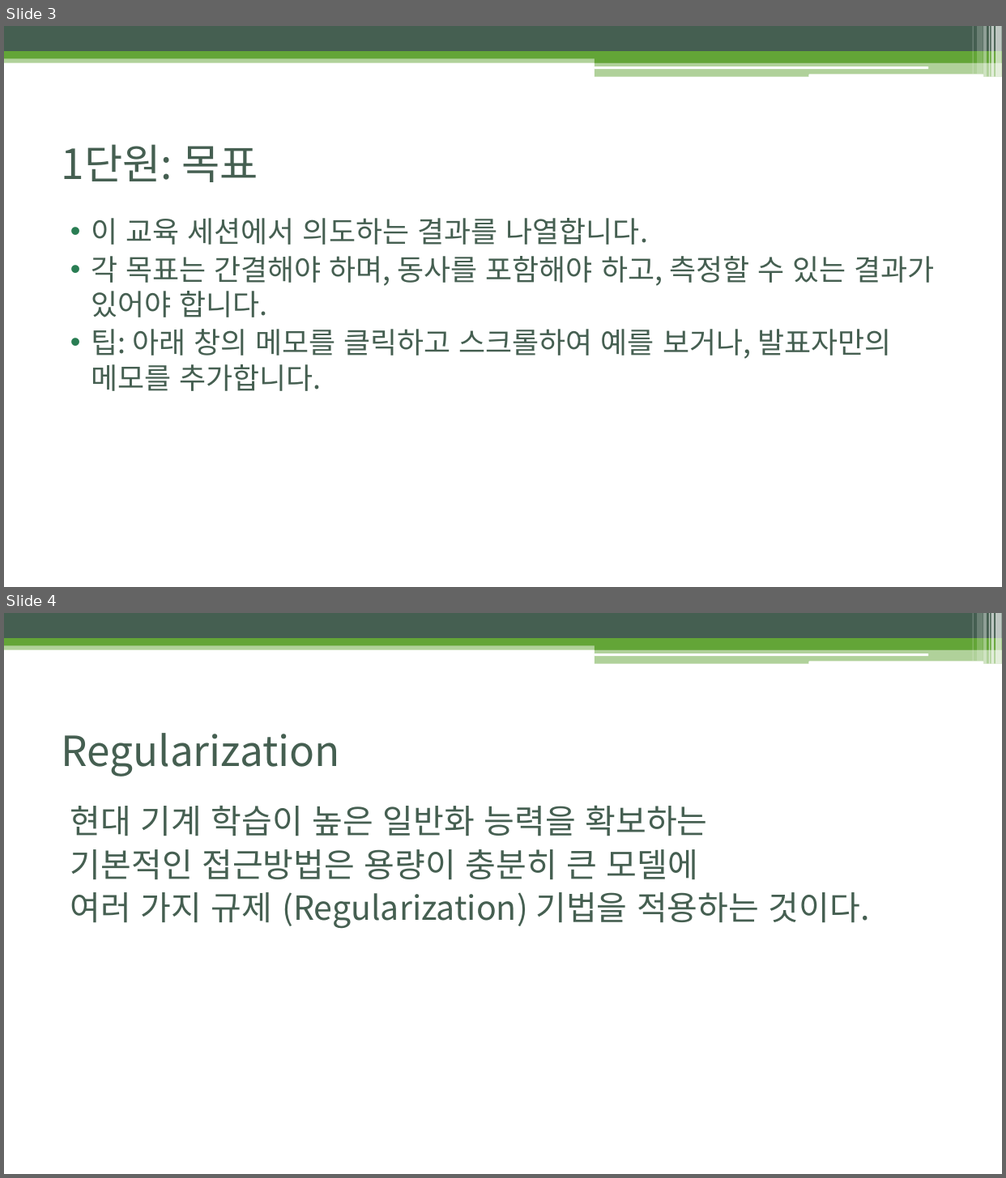
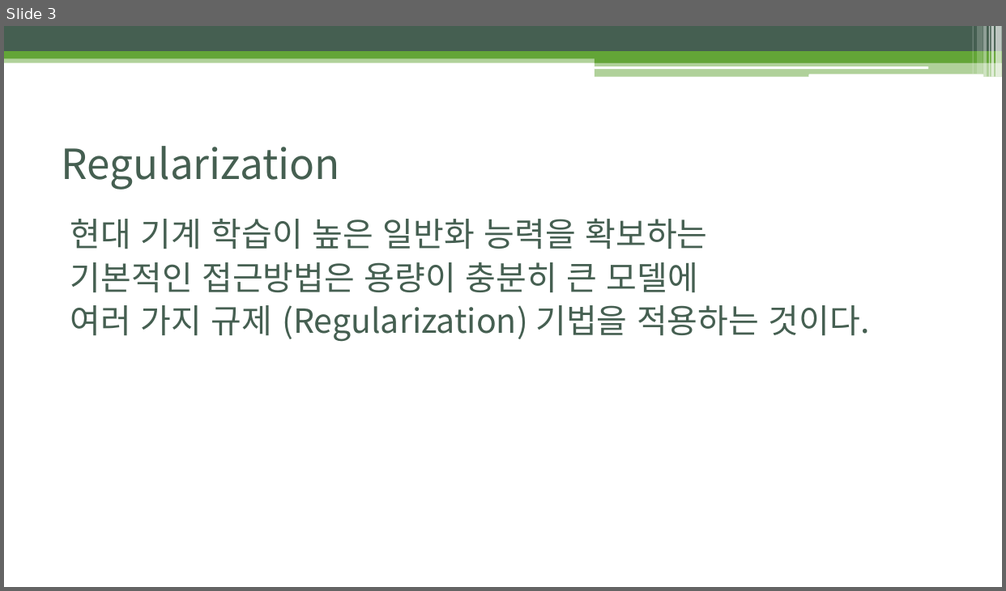
Before and after one commit to BLINK-ONCE/Storage, a slide deck: files/ppt/5.2.2, 5.3 Regularization, Hyperparameters, Validation Sets,.pptx. Shown one above the other, each under a label of ours: slides 3 and 4 before the commit, slide 3 after it. The pictures are 1006x1178 and 1006x591 pixels, drawn with LibreOffice and Linux fonts; fonts in the diff are those of the drawing. Boxes give left, top, right and bottom in pixels: in the first picture for what was removed or moved away, otherwise in the second. Text is boxed around its words. In the diff, an @@ line names an element or a change of style, - is before the commit and + after.

```diff
--- a/files/ppt/5.2.2, 5.3 Regularization, Hyperparameters, Validation Sets,.pptx
+++ b/files/ppt/5.2.2, 5.3 Regularization, Hyperparameters, Validation Sets,.pptx
@@ slide 3 removed at <box>4,26,1002,587</box>, background #FFFFFF; not listed: 13 template elements that a slide beside it also shows @@
@@ title removed at <box>62,144,258,182</box> @@
-1단원: 목표
@@ text removed at <box>91,218,934,391</box> @@
-• 이 교육 세션에서 의도하는 결과를 나열합니다.
-• 각 목표는 간결해야 하며, 동사를 포함해야 하고, 측정할 수 있는 결과가 있어야 합니다.
-• 팁: 아래 창의 메모를 클릭하고 스크롤하여 예를 보거나, 발표자만의 메모를 추가합니다.
@@ what was slide 4 is now slide 3 @@
```
Also in this commit, not shown: 2 slides changed, 10 slides added, 10 other slides removed.
